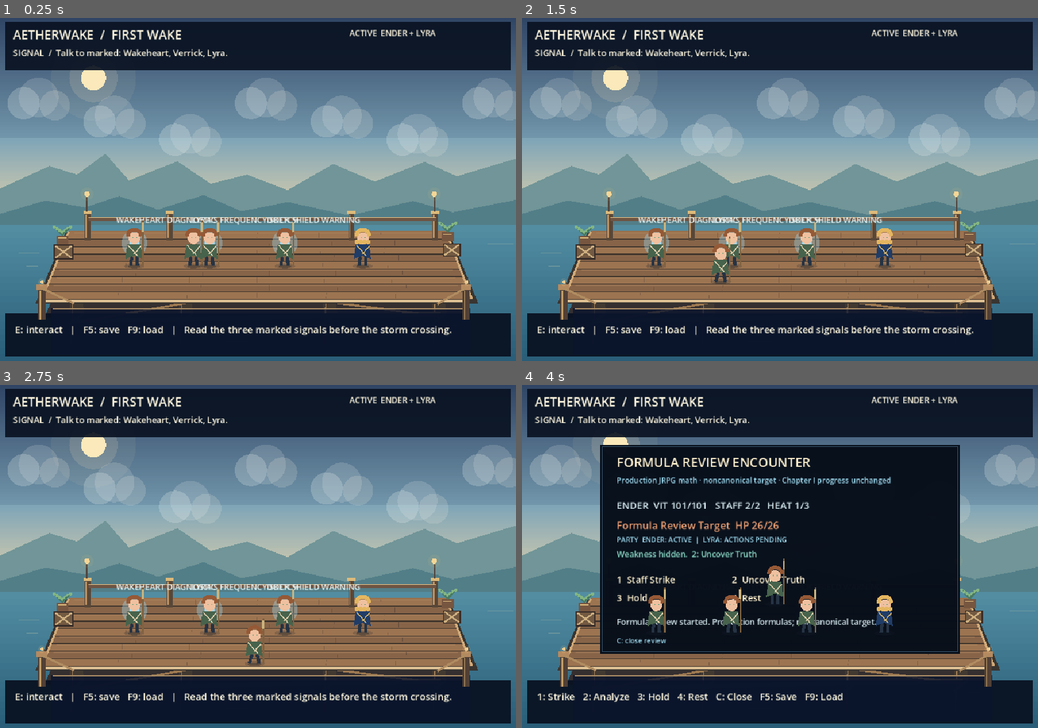
Above: before the commit, frames 1-4 (two rows, left to right).
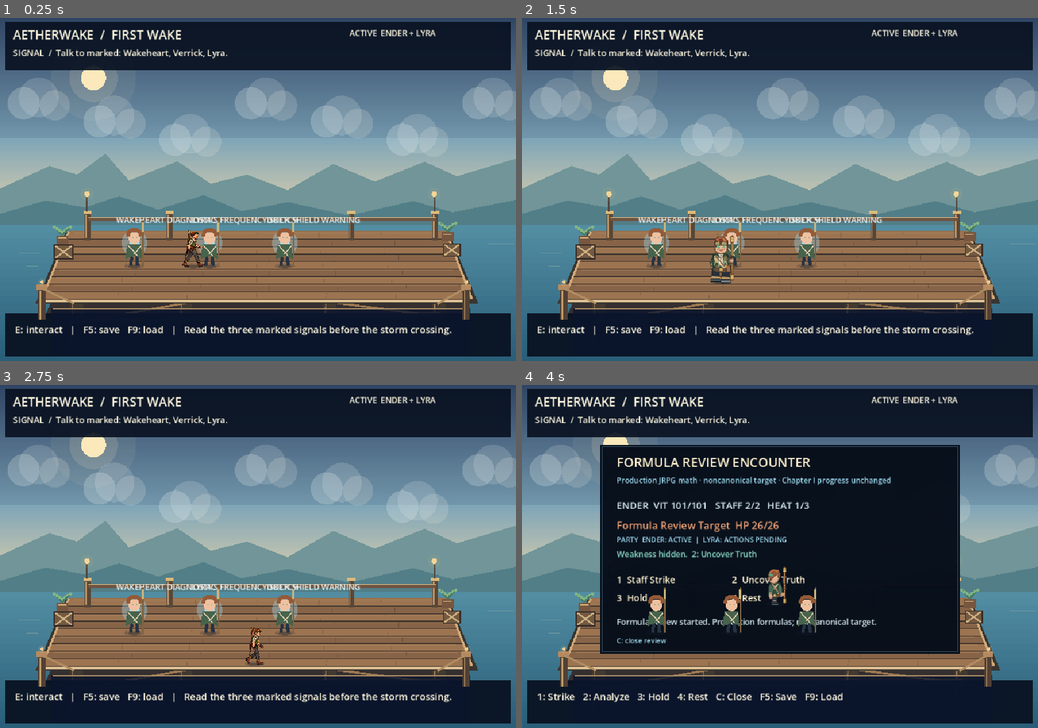
Above: after the commit, the same moments.

Repository: ndrorchestration/ToSailaStarrySky-jrpg
Game: Godot game, scene res://scenes/first_wake_chapter1_player_preview.tscn
Two runs of this game, one before a commit and one after it. Both use one fixed random seed, a clock stepped at 60 frames per second and the inputs below.
Inputs:
- Up to frame 1 (0.25 s): no input
- Up to frame 2 (1.5 s): tap Enter at 0.5 s; hold Right (ui_right) 0.53-1.28 s; tap 1 (aetherwake_ch1_choice_a) at 0.6 s; tap Space at 1.25 s; hold Down (ui_down) from 1.28 s (still down); tap 2 (aetherwake_ch1_choice_b) at 1.35 s
- Up to frame 3 (2.75 s): tap Enter at 2 s; release Down (ui_down) at 2.03 s; hold Right (ui_right) from 2.03 s (still down); tap 3 (aetherwake_ch1_choice_c) at 2.1 s
- Up to frame 4 (4 s): release Right (ui_right) at 2.78 s; hold Up (ui_up) 2.78-3.53 s; tap 4 (aetherwake_ch1_combat_rest) at 2.85 s; hold Left (ui_left) from 3.53 s (still down); tap C (aetherwake_ch1_formula_review) at 3.6 s

The runs differ from the first frame. In frame 1, 0.6% of the frame differs, in the area x 35-73%, y 59-74%; in frame 2, 0.8%, in the area x 36-73%, y 61-78%; in frame 3, 0.6%; in frame 4, 0.5%.

Commit message:
feat(godot): stage-gate Ionia and enable Ender native art

Diff:
--- a/godot/scripts/first_wake_chapter1_review.gd
+++ b/godot/scripts/first_wake_chapter1_review.gd
@@ -81,6 +81,9 @@
     ender.walking_bounds = DECK_BOUNDS
     ender.position = Vector2(360, 465)
     actors.add_child(ender)
+    # Private native-preview presentation: use the already-authored directional
+    # Ender candidate in-place. This does not admit it to a production field pack.
+    ender.set_walk_review_enabled(true)
 
     for contact_id in ChapterState.CONTACT_IDS:
         var actor := Actor.new()
@@ -91,6 +94,8 @@
         actor.position = CONTACT_POINTS[contact_id]
         actors.add_child(actor)
         contacts[contact_id] = actor
+
+    _sync_stage_actor_presentation()
 
     var foreground := DockDepthReview.new()
     foreground.name = "ChapterOneDockForegroundReviewOnly"
@@ -138,6 +143,20 @@
     label.autowrap_mode = TextServer.AUTOWRAP_WORD_SMART
     parent.add_child(label)
     return label
+
+func _sync_stage_actor_presentation() -> void:
+    # Presentation follows authored story availability; it does not change party
+    # membership or progression. Ionia must not be physically present on the dock
+    # before the Contact boundary.
+    if ender != null:
+        ender.set_walk_review_enabled(true)
+
+    var ionia = contacts.get("elder_farmer", null)
+    if ionia == null:
+        return
+    var show_ionia := chapter.stage_key() in ["contact", "choice", "wake", "done"]
+    ionia.visible = show_ionia
+    ionia.set_ionia_stage_art_enabled(show_ionia, "west")
 
 func _draw() -> void:
     draw_rect(Rect2(10, 8, 940, 90), Color(0.035, 0.07, 0.13, 0.92))
@@ -601,6 +620,7 @@
 
 func _after_progress() -> void:
     ender.player_controlled = (not dialogue.open) and (not formula_encounter.active) and chapter.stage_key() not in ["choice", "done"]
+    _sync_stage_actor_presentation()
     _refresh_ui()
     queue_redraw()
 
@@ -699,6 +719,7 @@
         resolved_epilogue = Content.epilogue(chapter.epilogue_id)
 
     ender.player_controlled = chapter.stage_key() not in ["choice", "done"]
+    _sync_stage_actor_presentation()
     last_message = "Restored Chapter I save at " + chapter.stage_key().to_upper() + "."
     _refresh_ui()
     queue_redraw()
